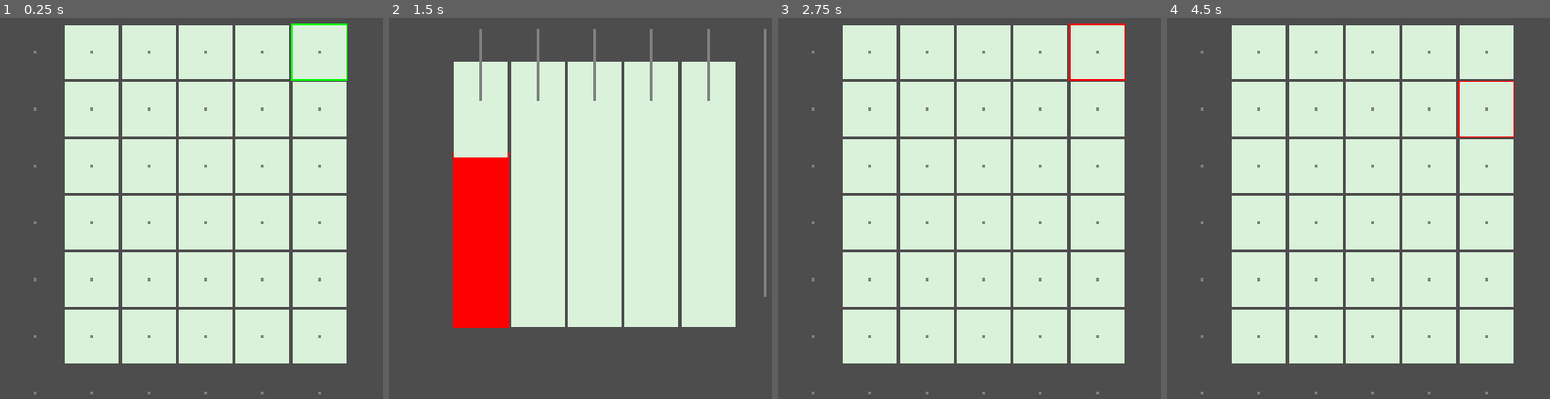
Above: before the commit, frames 1-4 (left to right).
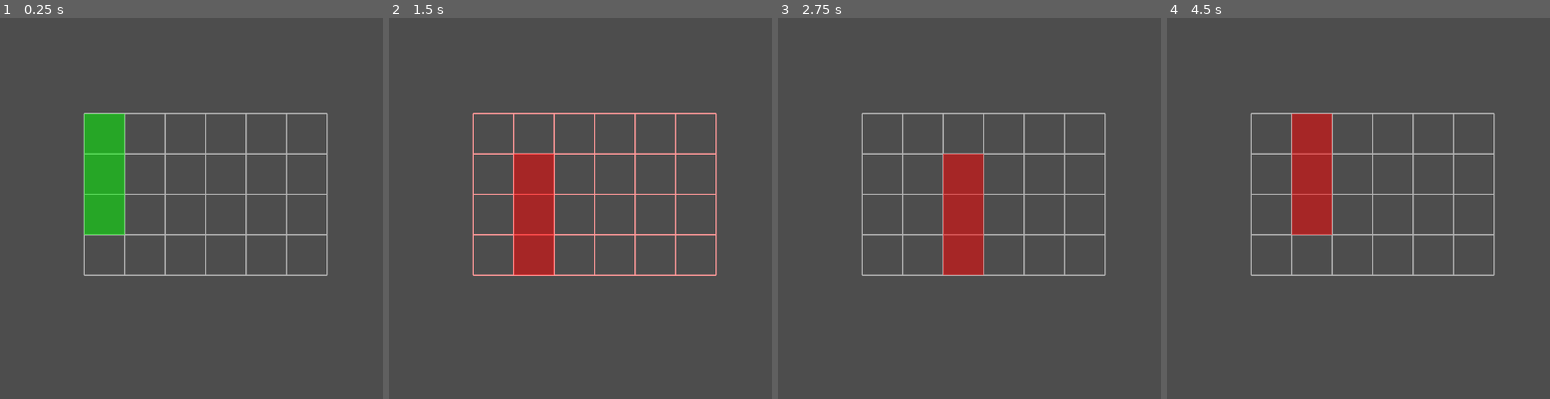
Above: after the commit, the same moments.

Repository: BigBarfEaterBBE/supermarket_simulator
Game: Godot game, scene res://supermarket simulator/scenes/grid_root.tscn
Two runs of this game, one before a commit and one after it. Both use one fixed random seed, a clock stepped at 60 frames per second and the inputs below. Before the commit the project starts from res://supermarket_simulator/scenes/grid.tscn.
Inputs:
- Up to frame 1 (0.25 s): no input
- Up to frame 2 (1.5 s): tap Enter (place_item) at 0.5, 0.6 s; hold D (move_right) 0.53-1.28 s; tap E (view_next) at 0.8, 1.35 s; tap Space at 1.25 s; hold S (move_back, bound only before the commit) from 1.28 s (still down)
- Up to frame 3 (2.75 s): tap Q (view_prev) at 1.55, 2.1 s; tap Enter (place_item) at 2, 2.3 s; release S (move_back, bound only before the commit) at 2.03 s; hold D (move_right) from 2.03 s (still down)
- Up to frame 4 (4.5 s): tap Space at 2.75, 4.25 s; release D (move_right) at 2.78 s; hold W (move_forward, bound only before the commit) 2.78-3.53 s; tap Enter (place_item) at 2.85, 3.5 s; tap E (view_next) at 3.05, 3.6 s; hold A (move_left) from 3.53 s (still down); tap Q (view_prev) at 3.8, 4.35 s

The runs differ from the first frame. In frame 1, 61% of the frame differs, in the area x 8-91%, y 1-99%; in frame 2, 50%; in frame 3, 61%; in frame 4, 60%.

Commit message:
12/29 3:35 PM decided to make it completely 2D instead of 3D

Diff:
--- a/project.godot
+++ b/project.godot
@@ -11,7 +11,7 @@
 [application]
 
 config/name="supermarket_simulator"
-run/main_scene="uid://buo1p076ilegt"
+run/main_scene="res://supermarket simulator/scenes/grid_root.tscn"
 config/features=PackedStringArray("4.4", "Mobile")
 config/icon="res://icon.svg"
 
@@ -33,13 +33,13 @@
 , Object(InputEventKey,"resource_local_to_scene":false,"resource_name":"","device":-1,"window_id":0,"alt_pressed":false …(186 unchanged characters)…
 ]
 }
-move_forward={
+move_up={
 "deadzone": 0.2,
 "events": [Object(InputEventKey,"resource_local_to_scene":false,"resource_name":"","device":-1,"window_id":0,"alt_press …(192 unchanged characters)…
 , Object(InputEventKey,"resource_local_to_scene":false,"resource_name":"","device":-1,"window_id":0,"alt_pressed":false …(186 unchanged characters)…
 ]
 }
-move_back={
+move_down={
 "deadzone": 0.2,
 "events": [Object(InputEventKey,"resource_local_to_scene":false,"resource_name":"","device":-1,"window_id":0,"alt_press …(192 unchanged characters)…
 , Object(InputEventKey,"resource_local_to_scene":false,"resource_name":"","device":-1,"window_id":0,"alt_pressed":false …(186 unchanged characters)…
--- /dev/null
+++ b/supermarket simulator/grid_root.gd
@@ -0,0 +1,123 @@
+extends Node2D
+
+@export var grid_size: Vector2i = Vector2i(6, 4) #columns, rows
+@export var cell_size: int = 64 #pixel size
+@export var views := ["top", "front", "side"]
+var view_index := 0
+
+var grid = [] #2d array track occupancy
+var cursor := Vector2i.ZERO
+
+var current_item = {"name":"Milk", "size":Vector2i(1,3)} # width x height
+var preview_rect: ColorRect
+var grid_lines: Node2D
+
+var grid_offset: Vector2
+
+func _ready():
+	#init grid array
+	grid.resize(grid_size.y)
+	for y in range(grid_size.y):
+		grid[y] = []
+		for x in range(grid_size.x):
+			grid[y].append(false) #false = empty
+	#center grid
+	grid_offset = Vector2((grid_size.x * cell_size)/2, (grid_size.y * cell_size)/2)
+	#create grid lines
+	grid_lines = Node2D.new()
+	grid_lines.position = get_viewport_rect().size / 2
+	add_child(grid_lines)
+	draw_grid_lines()
+	#creatae prev
+	preview_rect = ColorRect.new()
+	preview_rect.color = Color(0,1,0,0.5)
+	preview_rect.size = Vector2(
+		current_item["size"].x * cell_size,
+		current_item["size"].y * cell_size
+	)
+	preview_rect.position = get_viewport_rect().size / 2 -grid_offset
+	add_child(preview_rect)
+
+	update_preview()
+
+func draw_grid_lines():
+	for child in grid_lines.get_children():
+		child.queue_free()
+	var line_color = Color(0.7, 0.7, 0.7)
+	#vert lines
+	for x in range(grid_size.x + 1):
+		var line = Line2D.new()
+		line.width = 2
+		line.default_color = line_color
+		line.points = [
+			Vector2(x * cell_size, 0) - grid_offset,
+			Vector2(x * cell_size, grid_size.y * cell_size) - grid_offset
+		]
+		grid_lines.add_child(line)
+	#horizontal lines
+	for y in range(grid_size.y + 1):
+		var line = Line2D.new()
+		line.width = 2
+		line.default_color = line_color
+		line.points = [
+			Vector2(0, y * cell_size) - grid_offset,
+			Vector2(grid_size.x * cell_size, y * cell_size) - grid_offset
+		]
+		grid_lines.add_child(line)
+
+func _process(_delta):
+	handle_input()
+	update_preview()
+
+func handle_input():
+	#wasd moves cursor
+	if Input.is_action_just_pressed("move_left"):
+		cursor.x = max(0, cursor.x - 1)
+	if Input.is_action_just_pressed("move_right"):
+		cursor.x = min(grid_size.x - current_item["size"].x, cursor.x + 1)
+	if Input.is_action_just_pressed("move_up"):
+		cursor.y = max(0, cursor.y - 1)
+	if Input.is_action_just_pressed("move_down"):
+		cursor.y = min(grid_size.y - current_item["size"].y, cursor.y + 1)
+	#switch view
+	if Input.is_action_just_pressed("view_next"):
+		view_index = (view_index + 1) % views.size()
+		update_grid_view()
+	if Input.is_action_just_pressed("view_prev"):
+		view_index = (view_index - 1 + views.size()) % views.size()
+		update_grid_view()
+
+	#place item
+	if Input.is_action_just_pressed("place_item"):
+		if can_place(current_item["size"], cursor):
+			place_item(current_item["size"], cursor)
+
+func update_preview():
+	preview_rect.position = get_viewport_rect().size / 2 - grid_offset + Vector2(cursor.x * cell_size, cursor.y * cell_size)
+
+	if can_place(current_item["size"], cursor):
+		preview_rect.color = Color(0, 1, 0, 0.5)
+	else:
+		preview_rect.color = Color(1,0,0,0.5)
+
+func can_place(size: Vector2i, pos: Vector2i) -> bool:
+	for y in range(size.y):
+		for x in range(size.x):
+			var gx = pos.x + x
+			var gy = pos.y + y
+			if gx >= grid_size.x or gy >= grid_size.y:
+				return false
+			if grid[gy][gx]:
+				return false
+	return true
+
+func place_item(size: Vector2i, pos: Vector2i):
+	for y in range(size.y):
+		for x in range(size.x):
+			grid[pos.y + y][pos.x + x] = true
+
+func update_grid_view():
+	#tint grid diff for each view FOR NOW
+	var colors = [Color(0.7, 0.7, 0.7), Color(0.6, 0.6, 1), Color(1, 0.6, 0.6)]
+	for line in grid_lines.get_children():
+		line.default_color = colors[view_index]
--- /dev/null
+++ b/supermarket simulator/scenes/grid_root.tscn
@@ -0,0 +1,10 @@
+[gd_scene load_steps=2 format=3 uid="uid://6s7t5okaucwf"]
+
+[ext_resource type="Script" uid="uid://do5vn3ls42hbw" path="res://supermarket simulator/grid_root.gd" id="1_1dfoj"]
+
+[node name="GridRoot" type="Node2D"]
+script = ExtResource("1_1dfoj")
+
+[node name="GridLines" type="Node2D" parent="."]
+
+[node name="Preview" type="ColorRect" parent="."]
--- a/supermarket_simulator/scenes/grid.tscn
+++ /dev/null
@@ -1,18 +0,0 @@
-[gd_scene load_steps=3 format=3 uid="uid://buo1p076ilegt"]
-
-[ext_resource type="Script" uid="uid://dypwpii0tcal1" path="res://supermarket_simulator/scripts/grid_root.gd" id="1_4854g"]
-[ext_resource type="Script" uid="uid://dxr6gdjdpfvl7" path="res://supermarket_simulator/scripts/camera_3d.gd" id="2_3ar6c"]
-
-[node name="GridRoot" type="Node3D"]
-script = ExtResource("1_4854g")
-camera_node_path = NodePath("Camera3D")
-
-[node name="Cells" type="Node3D" parent="."]
-
-[node name="Camera3D" type="Camera3D" parent="."]
-transform = Transform3D(0.707107, -0.353553, 0.612372, 0, 0.866025, 0.5, -0.707107, -0.353553, 0.612372, 0, 0, 20)
-projection = 1
-size = 12.0
-script = ExtResource("2_3ar6c")
-
-[node name="GridLines" type="Node3D" parent="."]
--- a/supermarket_simulator/scenes/item_preview.tscn
+++ /dev/null
@@ -1,8 +0,0 @@
-[gd_scene load_steps=2 format=3 uid="uid://bymaabb51t15n"]
-
-[ext_resource type="Script" uid="uid://cpciusi4bjojr" path="res://supermarket_simulator/scripts/item_preview.gd" id="1_br2oo"]
-
-[node name="ItemPreview" type="Node3D"]
-script = ExtResource("1_br2oo")
-
-[node name="Blocks" type="Node3D" parent="."]
--- a/supermarket_simulator/scripts/camera_3d.gd
+++ /dev/null
@@ -1,28 +0,0 @@
-extends Camera3D
-
-@export var grid_size := Vector3i(6,4,5)
-var camera_distance := 10.0
-var views = []
-var view_index := 0
-
-func _ready():
-	projection = PROJECTION_ORTHOGONAL
-	size = max(grid_size.x, grid_size.y, grid_size.z) * 1.2
-	views = [
-
-		Vector3(0, grid_size.y + camera_distance, 0), #top
-		Vector3(0, grid_size.y * 0.5, -grid_size.z - camera_distance), # front
-		Vector3(-grid_size.x - camera_distance, grid_size.y * 0.5, 0),
-
-	]
-	position = views[view_index]
-	look_at(Vector3.ZERO, Vector3.UP)
-
-func _process(_delta):
-	if Input.is_action_just_pressed("view_next"):
-		view_index = (view_index + 1) % views.size()
-	if Input.is_action_just_pressed("view_prev"):
-		view_index = (view_index - 1 + views.size()) % views.size()
-
-	position = views[view_index]
-	look_at(Vector3.ZERO, Vector3.UP)
--- a/supermarket_simulator/scripts/grid.gd
+++ /dev/null
@@ -1,31 +0,0 @@
-class_name Grid3D
-
-var size: Vector3i
-var cells := {}
-
-func _init(grid_size: Vector3i):
-	size = grid_size
-	for x in size.x:
-		for y in size.y:
-			for z in size.z:
-				cells[Vector3i(x,y,z)] = null
-
-# check if user can place object
-func can_place(item_size: Vector3i, pos: Vector3i) -> bool:
-	for x in item_size.x:
-		for y in item_size.y:
-			for z in item_size.z:
-				var p = pos + Vector3i(x, y, z)
-
-				if not cells.has(p):
-					return false
-				if cells[p] != null:
-					return false
-	return true
-
-# place item
-func place(item_id: int, item_size: Vector3i, pos: Vector3i):
-	for x in item_size.x:
-		for y in item_size.y:
-			for z in item_size.z:
-				cells[pos + Vector3i(x, y, z)] = item_id
--- a/supermarket_simulator/scripts/grid_root.gd
+++ /dev/null
@@ -1,86 +0,0 @@
-extends Node3D
-@export var grid_size := Vector3i(6, 4, 5)
-@export var cell_size := 1.0
-@export var camera_node_path: NodePath
-var camera_ref: Camera3D
-
-var grid: Grid3D
-var cursor := Vector3i.ZERO
-var current_item := ItemData.new(1, "Milk", Vector3i(1,3,1))
-var preview
-var offset: Vector3
-var move_map = [
-	{"up": Vector3i(-1, 0, 0), "down": Vector3i(1, 0, 0), "left": Vector3i(0, 0, 1), "right": Vector3i(0, 0, -1)}, # top
-	{"up": Vector3i(0,1,0),  "down": Vector3i(0,-1,0), "left": Vector3i(1,0,0), "right": Vector3i(-1,0,0)}, # front
-	{"up": Vector3i(0,1,0),  "down": Vector3i(0,-1,0), "left": Vector3i(0,0,-1), "right": Vector3i(0,0,1)}  # side
-]
-
-func draw_grid_lines():
-	var line_mat := StandardMaterial3D.new()
-	line_mat.shading_mode = BaseMaterial3D.SHADING_MODE_UNSHADED
-	line_mat.albedo_color = Color(0.5, 0.5, 0.5)
-
-	for x in range(grid_size.x + 1):
-		for z in range(grid_size.z + 1):
-			var line = MeshInstance3D.new()
-			var mesh := BoxMesh.new()
-			mesh.size = Vector3(0.05, grid_size.y * cell_size, 0.05)
-			line.mesh = mesh
-			line.material_override = line_mat
-			line.position = Vector3(x * cell_size, grid_size.y * cell_size * 0.5, z* cell_size) - offset
-			$GridLines.add_child(line)
-
-
-#create grid cubes
-func _ready():
-	camera_ref = get_node(camera_node_path) as Camera3D
-	offset = Vector3( (grid_size.x - 1) * 0.5, (grid_size.y - 1) *0.5, (grid_size.z - 1) * 0.5) * cell_size
-	preview = preload("res://supermarket_simulator/scenes/item_preview.tscn").instantiate()
-	preview.item_size = current_item.size
-	preview.build()
-	add_child(preview)
-	grid = Grid3D.new(grid_size)
-	for x in grid_size.x:
-		for y in grid_size.y:
-			for z in grid_size.z:
-				var cube = MeshInstance3D.new()
-				cube.mesh = BoxMesh.new()
-				#create material
-				var mat := StandardMaterial3D.new()
-				mat.shading_mode = BaseMaterial3D.SHADING_MODE_UNSHADED
-				mat.cull_mode = BaseMaterial3D.CULL_DISABLED
-				mat.albedo_color = Color(0.85, 0.95, 0.85)
-				cube.material_override = mat
-				cube.scale = Vector3.ONE * 0.95
-				cube.position = (Vector3(x, y, z) * cell_size) - offset
-				$Cells.add_child(cube)
-	draw_grid_lines()
-
-#movement
-func _process(_delta):
-	var map = move_map[camera_ref.view_index]
-	if Input.is_action_just_pressed("move_left"):
-		cursor += map["left"]
-	if Input.is_action_just_pressed("move_right"):
-		cursor += map["right"]
-	if Input.is_action_just_pressed("move_forward"):
-		cursor += map["up"]
-	if Input.is_action_just_pressed("move_back"):
-		cursor += map["down"]
-
-	cursor = cursor.clamp(Vector3i.ZERO, grid_size - Vector3i.ONE)
-
-	update_preview()
-
-	if Input.is_action_just_pressed("place_item"):
-		if grid.can_place(current_item.size, cursor):
-			grid.place(current_item.id, current_item.size, cursor)
-
-func update_preview():
-	preview.position = (Vector3(cursor) *  cell_size) - offset
-	var valid = grid.can_place(current_item.size, cursor)
-	for cube in preview.get_node("Blocks").get_children():
-		if valid:
-			cube.material_override.albedo_color = Color(0, 1, 0, 0.5)
-		else:
-			cube.material_override.albedo_color = Color(1, 0, 0, 0.5)
--- a/supermarket_simulator/scripts/item_data.gd
+++ /dev/null
@@ -1,10 +0,0 @@
-class_name ItemData
-
-var item_name: String
-var size: Vector3i
-var id: int
-
-func _init(_id, _name, _size):
-	id = _id
-	item_name = _name
-	size = _size
--- a/supermarket_simulator/scripts/item_preview.gd
+++ /dev/null
@@ -1,20 +0,0 @@
-extends Node3D
-@export var cell_size := 1.0
-var item_size := Vector3i.ONE
-
-func build():
-	for child in $Blocks.get_children():
-		child.queue_free()
-
-	for x in item_size.x:
-		for y in item_size.y:
-			for z in item_size.z:
-				var cube = MeshInstance3D.new()
-				cube.mesh = BoxMesh.new()
-				var mat := StandardMaterial3D.new()
-				mat.shading_mode = BaseMaterial3D.SHADING_MODE_UNSHADED
-				mat.cull_mode = BaseMaterial3D.CULL_DISABLED
-				mat.albedo_color = Color(0, 1, 0, 0.5)
-				cube.material_override = mat
-				cube.position = Vector3(x, y, z) * cell_size
-				$Blocks.add_child(cube)
Not shown, added: supermarket simulator/grid_root.gd.uid
Not shown, removed: supermarket_simulator/scripts/camera_3d.gd.uid
Not shown, removed: supermarket_simulator/scripts/grid.gd.uid
Not shown, removed: supermarket_simulator/scripts/grid_root.gd.uid
Not shown, removed: supermarket_simulator/scripts/item_data.gd.uid
Not shown, removed: supermarket_simulator/scripts/item_preview.gd.uid
